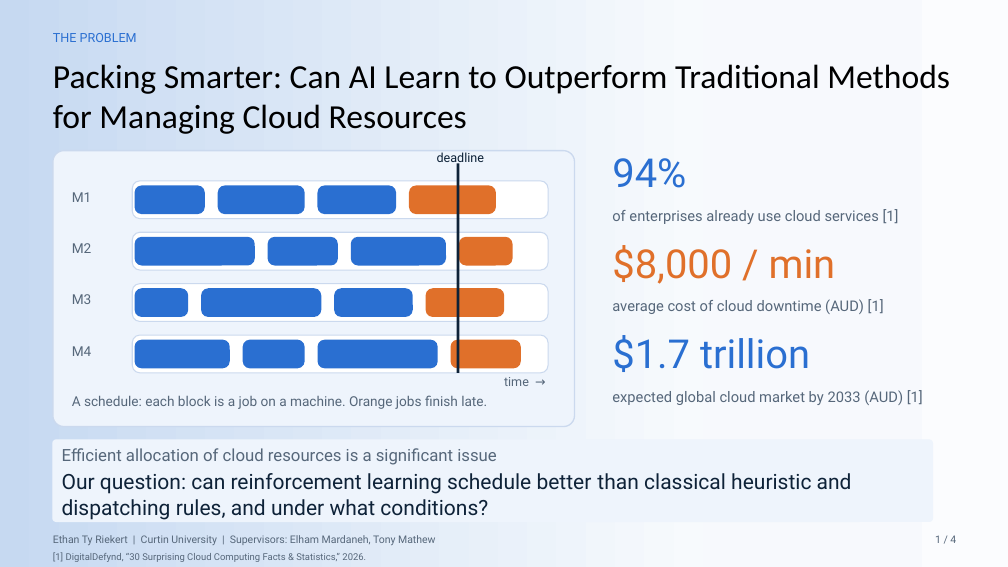
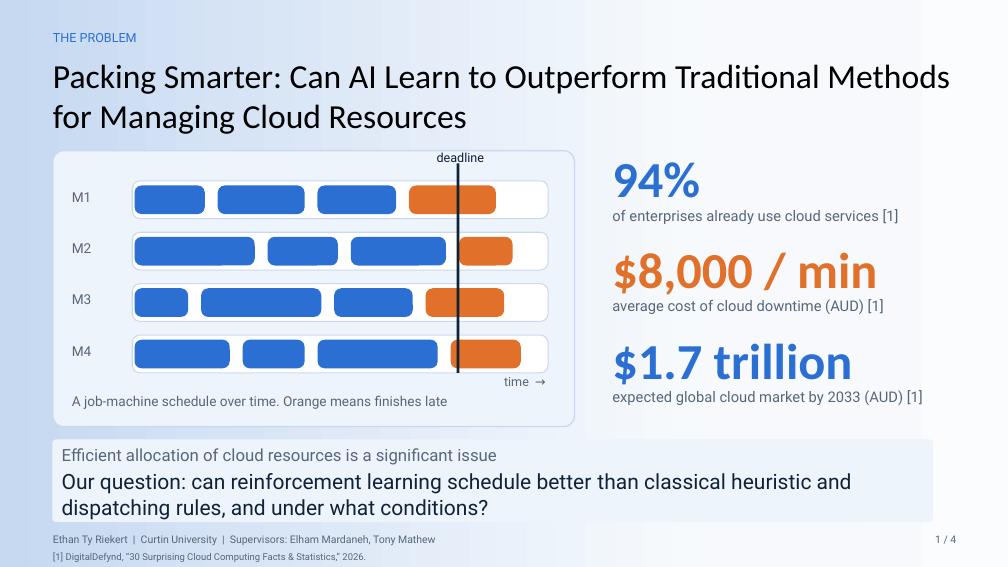
Before and after one commit to Ethan-Ty-Riekert/Neural-Knapsack-Research-Project, a slide deck: slide 1 of app/slides/Final_Presentation.pptx. Drawn at 1008x567 pixels with LibreOffice and Linux fonts; fonts in the diff are those of the drawing. Boxes give left, top, right and bottom in pixels: in the first picture for what was removed or moved away, otherwise in the second. Text is boxed around its words. In the diff, an @@ line names an element or a change of style, - is before the commit and + after.

```diff
--- a/app/slides/Final_Presentation.pptx
+++ b/app/slides/Final_Presentation.pptx
@@ size 38 to 48 pt, font Roboto to Calibri, bold on in 3 elements at [612, 162, 700, 198], [612, 252, 877, 300], [612, 343, 853, 385] @@
@@ text at [72, 395, 447, 409]: text changed @@
-A schedule: each block is a job on a machine. Orange jobs finish late.
+A job-machine schedule over time. Orange means finishes late
```
Also in this commit, not shown: 3 other slides changed, 15 other files.
